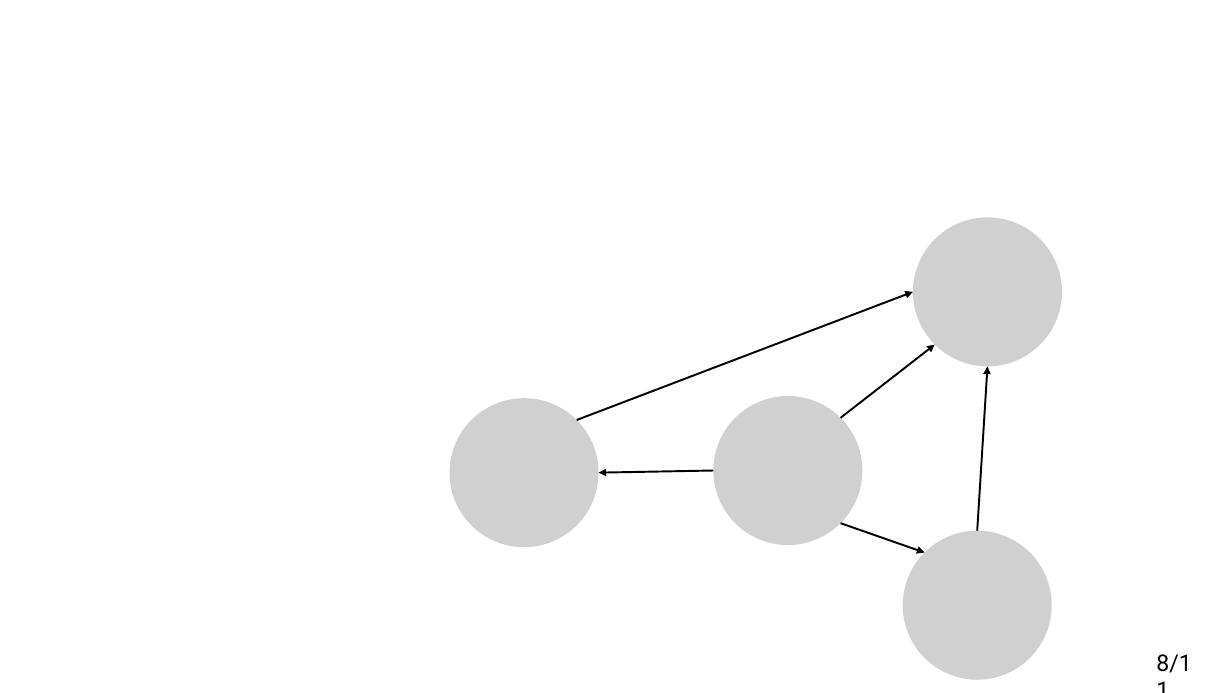
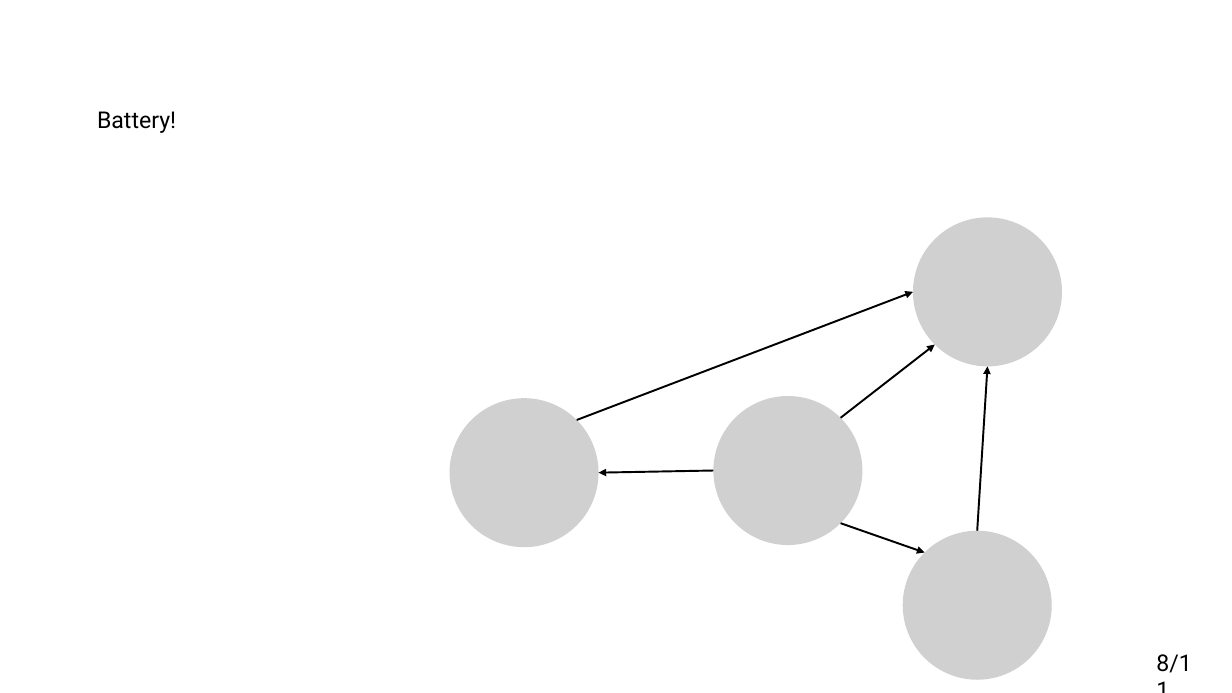
Before and after one commit to rashijainx/cdcm_habitatmodel, a slide deck: slide 3 of Documentation/CDCM Diagrams .pptx. Drawn at 1232x693 pixels with LibreOffice and Linux fonts; fonts in the diff are those of the drawing; grey boxes stand for pictures. Boxes give left, top, right and bottom in pixels: in the first picture for what was removed or moved away, otherwise in the second. Text is boxed around its words. In the diff, an @@ line names an element or a change of style, - is before the commit and + after.

```diff
--- a/Documentation/CDCM Diagrams .pptx
+++ b/Documentation/CDCM Diagrams .pptx
@@ text added at [97,111,176,133], 18 pt, text #000000 @@
+Battery!
```
Also in this commit, not shown: 1 other slide changed, 1 other file.
